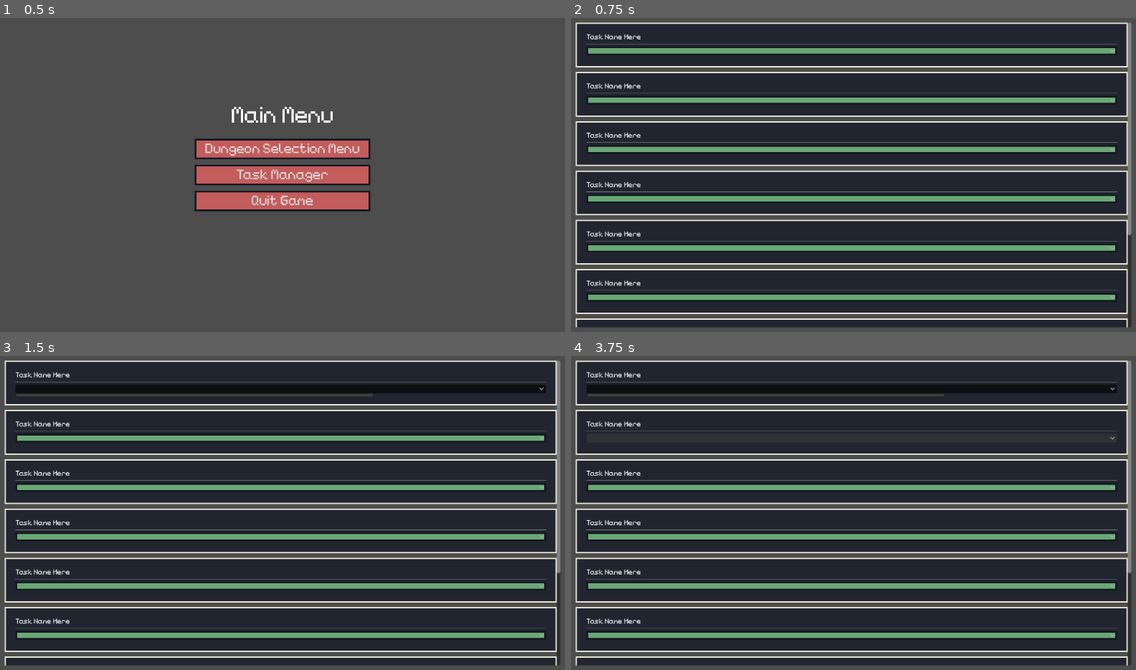
Above: before the commit, frames 1-4 (two rows, left to right).
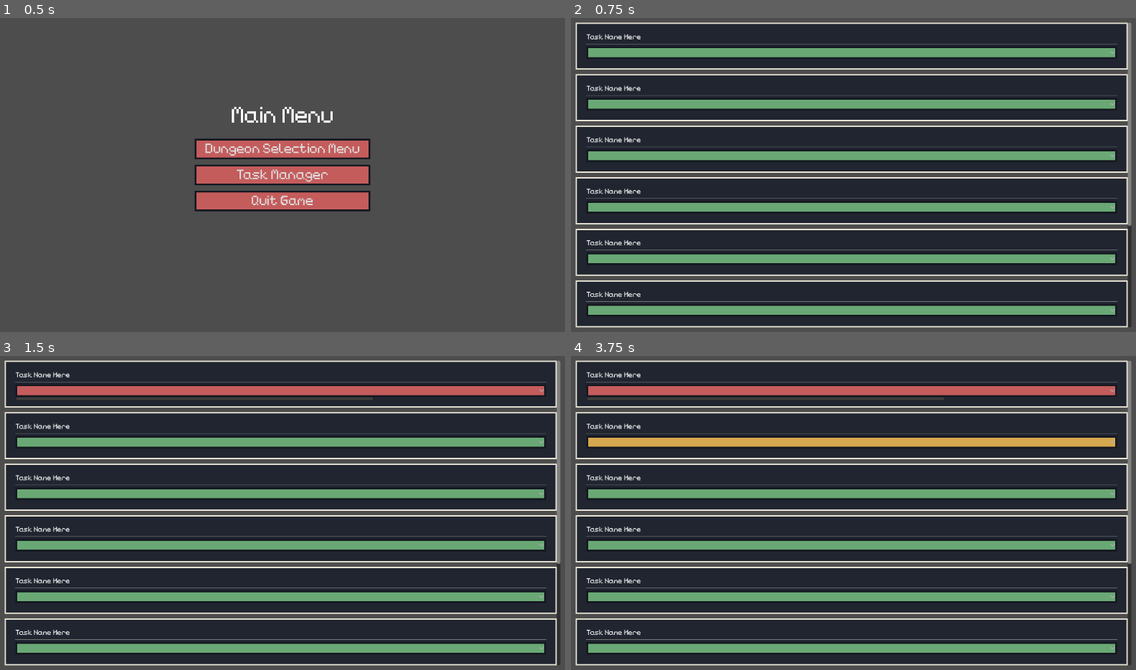
Above: after the commit, the same moments.

Repository: TheHumanMRP/RPG-Life-Tracker
Game: Godot game, scene res://Folders/Systems/Main/Scenes/main_scene.tscn
The game is run twice, just before and just after one commit, with the same random seed, the same clock (stepped at 60 frames per second) and the same inputs. The engine's default icon, where the game draws it, is replaced by a stand-in: a white triangle on a blue panel in a dark square.
Inputs (mouse positions are in pixels of both pictures, inside the frame that each line leads up to):
- Up to frame 1 (0.5 s): no input
- Up to frame 2 (0.75 s): click "Task Manager" at 0.5 s
- Up to frame 3 (1.5 s): click (282, 387) at 1.27 s
- Up to frame 4 (3.75 s): tap Enter at 2, 3.5 s; move the mouse to (853, 513) at 2.02 s; hold D (move_right) 2.03-3.53 s; tap E (equip_item) at 2.1, 2.85, 3.6 s; click (853, 513) at 2.17 s; tap Space (jump) at 2.27, 2.75, 3.02 s; move the mouse to (740, 528) at 2.77 s; move the mouse to (910, 440) at 3.52 s; hold A (move_left) from 3.53 s (still down)

Frame 1 is identical in both runs. In frame 2, 45% of the frame differs, in the area x 0-100%, y 10-99%; in frame 3, 47%; in frame 4, 47%, in the area x 0-100%, y 9-99%.

Commit message:
Auto commit at 2026-10-16 22:35:00

Diff:
--- a/Folders/Assets/UI_Theme/task-manager_ui_theme.tres
+++ b/Folders/Assets/UI_Theme/task-manager_ui_theme.tres
@@ -1,11 +1,39 @@
 [gd_resource type="Theme" format=3 uid="uid://bcri7pjwtih8w"]
 
 [ext_resource type="Texture2D" uid="uid://cc57tdf5ulo64" path="res://Folders/Assets/UI_Theme/Buttons/button-hover.png" id="1_1a4o4"]
+[ext_resource type="Texture2D" uid="uid://bn3jneltcyrm0" path="res://Folders/Assets/UI_Theme/Buttons/button-pressed.png" id="1_1cuij"]
 [ext_resource type="Texture2D" uid="uid://doq41bxt5f7n4" path="res://Folders/Assets/UI_Theme/PanelContainer/panel-bg.png" id="1_3x5pv"]
+[ext_resource type="Texture2D" uid="uid://bumasg0l02mi6" path="res://Folders/Assets/UI_Theme/Buttons/button-normal.png" id="3_rgr24"]
 [ext_resource type="FontFile" uid="uid://djau3r863cbqu" path="res://Folders/Assets/UI_Theme/Pixel-Fonts/LowresPixel-Regular.otf" id="3_u4bun"]
 
+[sub_resource type="StyleBoxTexture" id="StyleBoxTexture_1a4o4"]
+content_margin_left = 8.0
+content_margin_top = 8.0
+content_margin_right = 8.0
+content_margin_bottom = 8.0
+texture = ExtResource("1_1cuij")
+texture_margin_left = 4.0
+texture_margin_top = 4.0
+texture_margin_right = 4.0
+texture_margin_bottom = 4.0
+
 [sub_resource type="StyleBoxTexture" id="StyleBoxTexture_m7bbo"]
+content_margin_left = 8.0
+content_margin_top = 8.0
+content_margin_right = 8.0
+content_margin_bottom = 8.0
 texture = ExtResource("1_1a4o4")
+texture_margin_left = 4.0
+texture_margin_top = 4.0
+texture_margin_right = 4.0
+texture_margin_bottom = 4.0
+
+[sub_resource type="StyleBoxTexture" id="StyleBoxTexture_u4bun"]
+content_margin_left = 8.0
+content_margin_top = 8.0
+content_margin_right = 8.0
+content_margin_bottom = 8.0
+texture = ExtResource("3_rgr24")
 texture_margin_left = 4.0
 texture_margin_top = 4.0
 texture_margin_right = 4.0
@@ -21,5 +49,7 @@
 [resource]
 default_font = ExtResource("3_u4bun")
 default_font_size = 16
+OptionButton/styles/hover = SubResource("StyleBoxTexture_1a4o4")
 OptionButton/styles/normal = SubResource("StyleBoxTexture_m7bbo")
+OptionButton/styles/pressed = SubResource("StyleBoxTexture_u4bun")
 PanelContainer/styles/panel = SubResource("StyleBoxTexture_ehy8m")
Not shown, changed: Folders/Planning/All-Tasks.md
